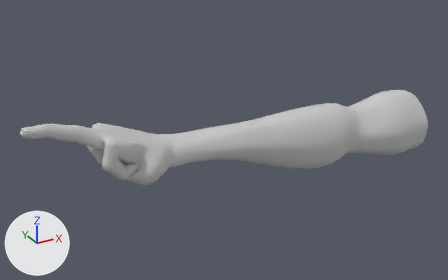
Two versions of the FBX model Assets/_Project_Specific_Folder/Art/3D/Models/PlayerHands/CameraPoses/player_Hand@FingerPose.fbx, one commit apart.
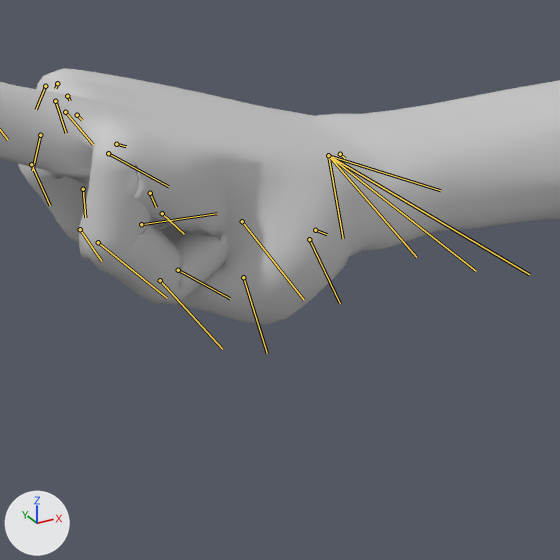
There are two pictures of each version: one whole from a 50 mm camera at (-1.84, -5.22, 2.89) aimed at (1.08, 0.07, 0.24), one close up on the part from 18% to 49% of the width and 38% to 87% of the height. Arrows for +X, +Y and +Z are at lower left; the lights stay in place. Both versions are drawn at frame 6 of the action 'Take 001'; the numbers are the values there. The bones that bend it are drawn over the model as lines in the close-ups.

Objects in the first close-up: 'player_Hand'.
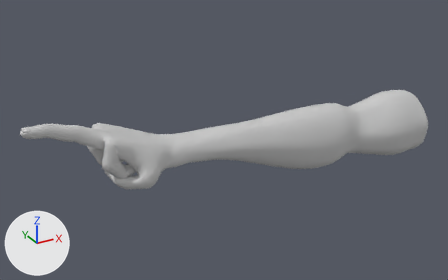
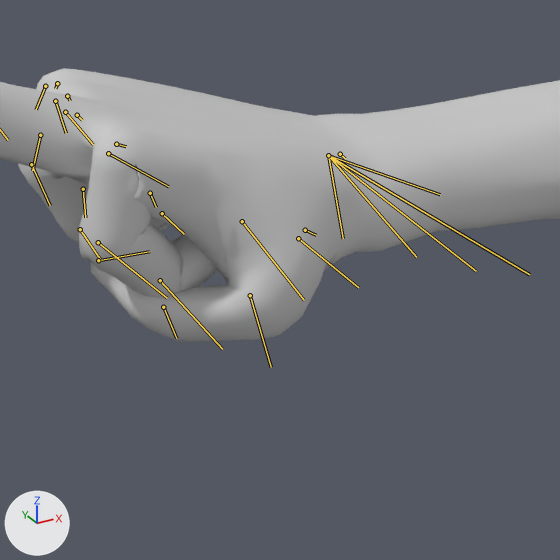
Commit message: Hand pose animation fix

What differs and where, as boxes [x1, y1, x2, y2] in the close-ups (560 x 560 px):
```json
{"object": "player_Hand", "change": "posed", "before": [0, 68, 560, 325], "after": [0, 68, 560, 342]}
{"bone": "Hand_Bone27", "before": "(328, 155) to (440, 190)", "after": "(328, 155) to (440, 194)"}
{"bone": "Hand_Bone29", "before": "(309, 239) to (340, 303)", "after": "(298, 238) to (358, 287)"}
{"bone": "Hand_Bone30", "before": "(243, 277) to (267, 353)", "after": "(250, 295) to (271, 367)"}
{"bone": "Hand_Bone31", "before": "(178, 270) to (230, 298)", "after": "(163, 307) to (176, 338)"}
```

Edits to the scene script, one JSON object a line:
```json
{"block": "bone_hand_bone27", "where": "bone_hand_bone27 = bpy.data.objects['Armature'].pose.bones['Hand_Bone27']  # child of 'Hand_Bone02'"}
{"op": "set", "path": "bone_hand_bone27.rotation_quaternion", "old": "(0.986, -0.139, -0.066, -0.062)", "new": "(0.985, -0.125, -0.057, -0.103)", "note": "degrees (-16, -9, -6) -> degrees (-14, -8, -11)"}
{"block": "bone_hand_bone29", "where": "bone_hand_bone29 = bpy.data.objects['Armature'].pose.bones['Hand_Bone29']  # child of 'Hand_Bone28'"}
{"op": "set", "path": "bone_hand_bone29.rotation_quaternion", "old": "(0.966, -0.058, 0.215, -0.131)", "new": "(0.962, -0.208, 0.024, 0.175)", "note": "degrees (-11, 24, -18) -> degrees (-23, 7, 19)"}
{"block": "bone_hand_bone30", "where": "bone_hand_bone30 = bpy.data.objects['Armature'].pose.bones['Hand_Bone30']  # child of 'Hand_Bone29'"}
{"op": "set", "path": "bone_hand_bone30.rotation_quaternion", "old": "(0.866, -0.345, 0.282, -0.227)", "new": "(0.846, -0.308, 0.356, -0.249)", "note": "degrees (-50, 19, -39) -> degrees (-51, 27, -46)"}
{"block": "bone_hand_bone31", "where": "bone_hand_bone31 = bpy.data.objects['Armature'].pose.bones['Hand_Bone31']  # child of 'Hand_Bone30'"}
{"op": "set", "path": "bone_hand_bone31.rotation_quaternion", "old": "(0.852, -0.335, 0.368, -0.163)", "new": "(0.842, -0.252, 0.401, -0.259)", "note": "degrees (-54, 31, -38) -> degrees (-49, 33, -49)"}
```
